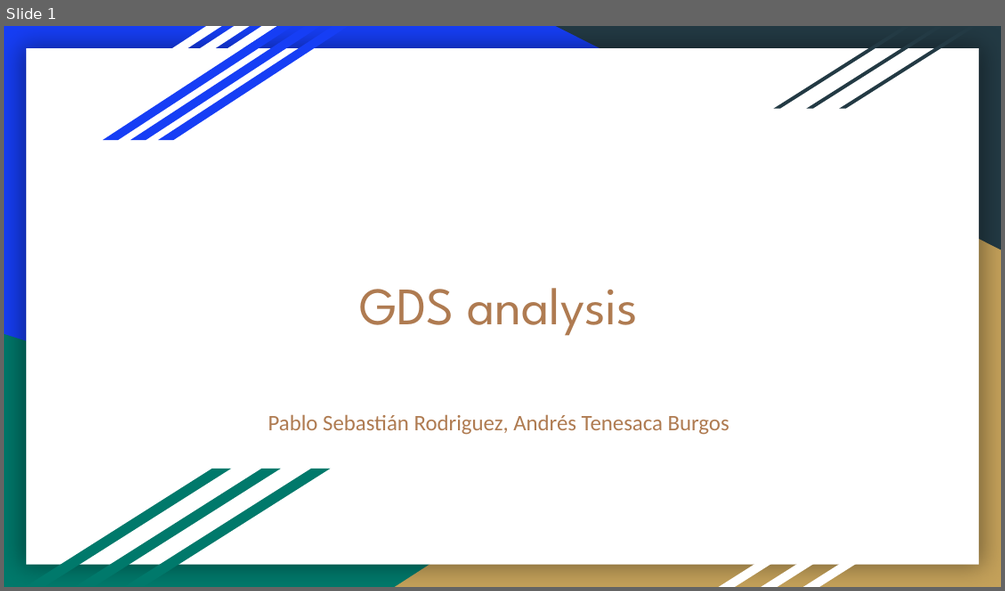
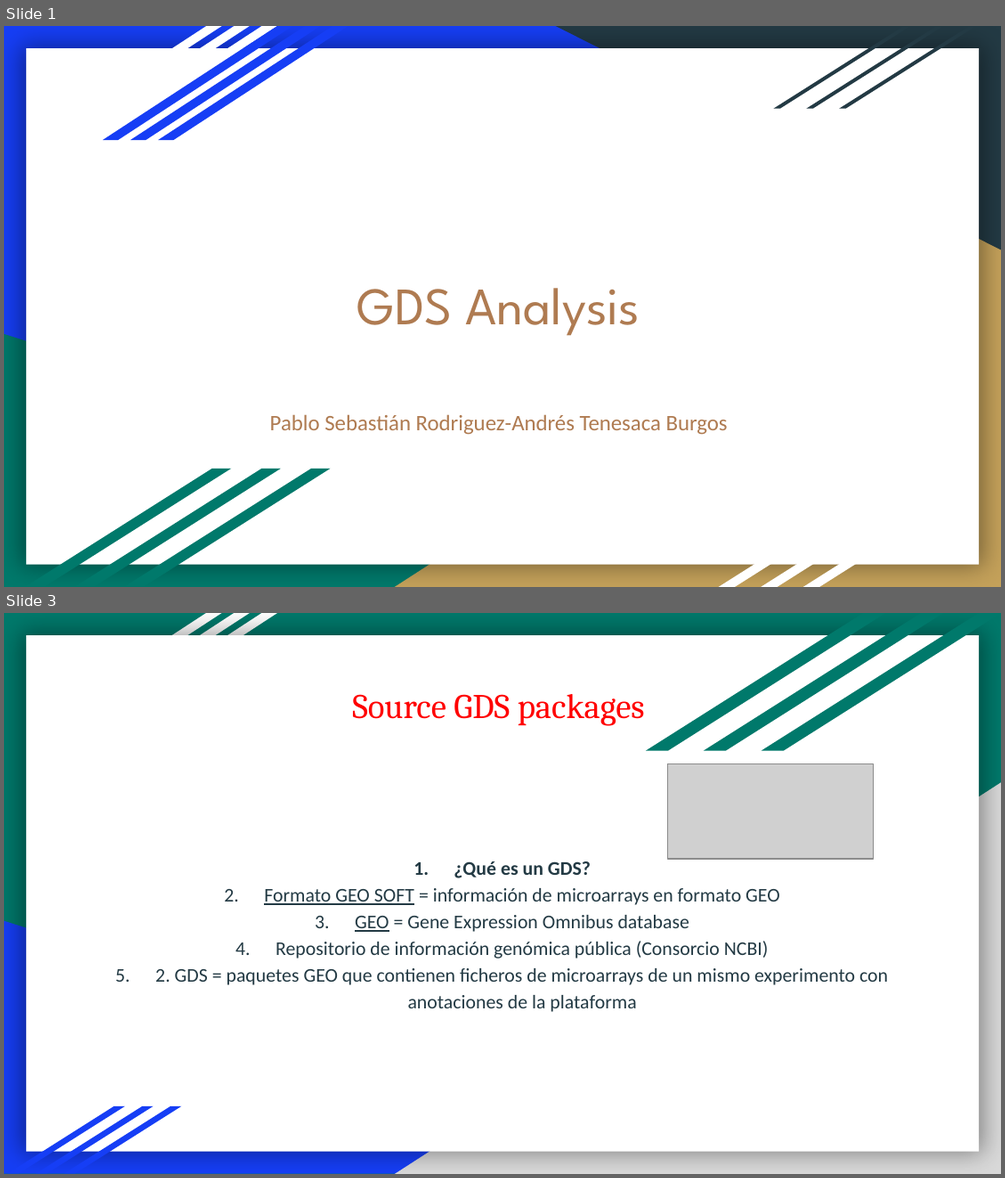
Before and after one commit to atenesaca/M12_Project, a slide deck: presentation/GDS presentation.pptx. Shown one above the other, each under a label of ours: slide 1 before the commit, slides 1 and 3 after it; the slides between them are not shown. The pictures are 1005x591 and 1005x1178 pixels, drawn with LibreOffice and Linux fonts; fonts in the diff are those of the drawing; grey boxes stand for pictures. Boxes give left, top, right and bottom in pixels: in the first picture for what was removed or moved away, otherwise in the second. Text is boxed around its words. In the diff, an @@ line names an element or a change of style, - is before the commit and + after.

```diff
--- a/presentation/GDS presentation.pptx
+++ b/presentation/GDS presentation.pptx
@@ slide 3 added at [4,613,1001,1174], background #00796B; not listed: 4 template elements that a slide beside it also shows @@
@@ parallelogram added at [646,613,885,751], fill #00796B @@
@@ parallelogram added at [704,613,943,751], fill #00796B @@
@@ parallelogram added at [761,613,1001,751], fill #00796B @@
@@ text added at [352,694,645,726], 25 pt, text #FF0000 @@
+Source GDS packages
@@ picture added at [667,764,873,860] @@
@@ right triangle added at [395,782,1001,1174], fill #D9D9D9 @@
@@ text added at [155,861,888,1012], 14 pt, text #233A44 @@
+1. ¿Qué es un GDS?
+2. Formato GEO SOFT = información de microarrays en formato GEO
+3. GEO = Gene Expression Omnibus database
+4. Repositorio de información genómica pública (Consorcio NCBI)
+5. 2. GDS = paquetes GEO que contienen ficheros de microarrays de un mismo experimento con anotaciones de la plataforma
@@ right triangle added at [4,921,808,1173], fill #163EF5 @@
@@ parallelogram added at [8,1106,126,1173], fill #163EF5 @@
@@ parallelogram added at [36,1106,154,1173], fill #163EF5 @@
@@ parallelogram added at [64,1106,181,1173], fill #163EF5 @@
@@ slide 1 changed as well @@
@@ title at [357,288,639,336]: text changed @@
-GDS analysis
+GDS Analysis
@@ subtitle at [270,414,728,435]: text changed @@
-Pablo Sebastián Rodriguez, Andrés Tenesaca Burgos
+Pablo Sebastián Rodriguez-Andrés Tenesaca Burgos
```
Also in this commit, not shown: 1 other slide changed, 7 other slides added, 9 slides removed, 3 other files.
